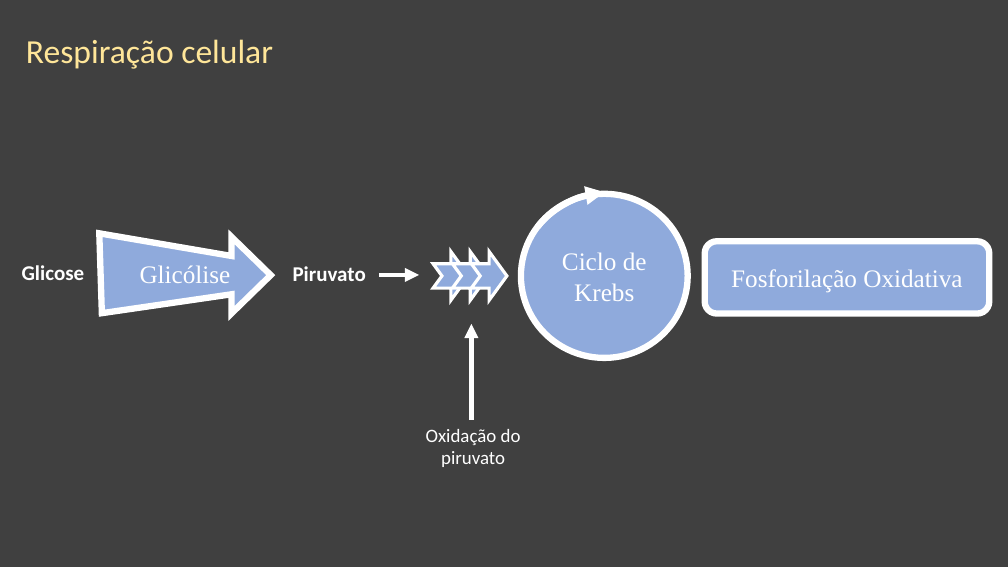
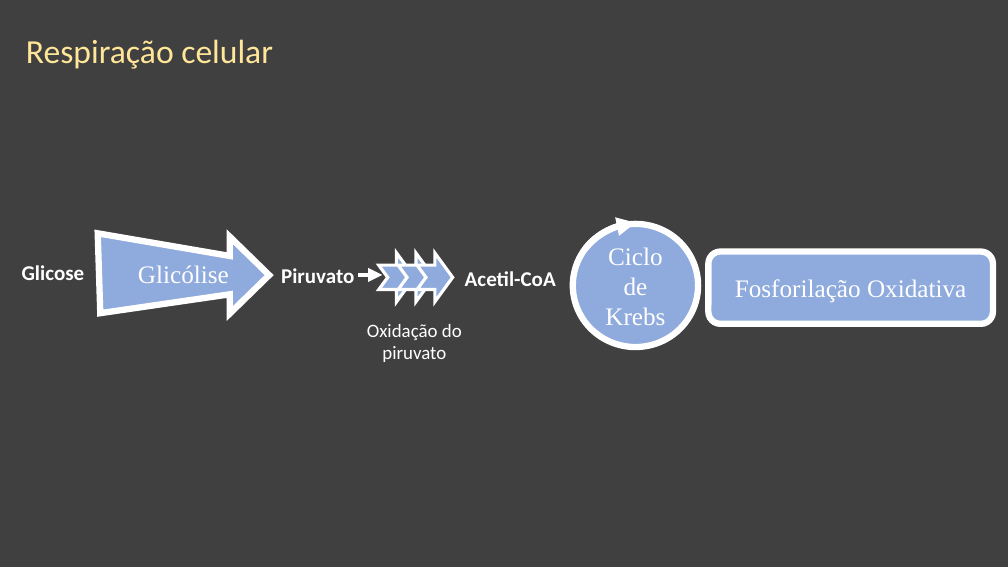
Before and after one commit to daniloasdotcom/Bioquimica-com-Danilo, a slide deck: slide 11 of static/aulas/ciclo_de_krebs.pptx. Drawn at 1008x567 pixels with LibreOffice and Linux fonts; fonts in the diff are those of the drawing. Boxes give left, top, right and bottom in pixels: in the first picture for what was removed or moved away, otherwise in the second. Text is boxed around its words. In the diff, an @@ line names an element or a change of style, - is before the commit and + after.

```diff
--- a/static/aulas/ciclo_de_krebs.pptx
+++ b/static/aulas/ciclo_de_krebs.pptx
@@ freeform shape "Glicólise" at [98,234,269,314]: outline redrawn @@
@@ ellipse "Ciclo de Krebs": place and size @@
-ellipse "Ciclo de Krebs" at [521,194,688,358]
+ellipse "Ciclo de Krebs" at [573,224,699,347]
@@ arc (boxed as its full ellipse): place and size @@
-arc (boxed as its full ellipse) at [521,192,706,356]
+arc (boxed as its full ellipse) at [573,222,712,346]
@@ text "Piruvato": place and size @@
-text "Piruvato" at [293,266,366,281]
+text "Piruvato" at [281,268,354,283]
@@ 3 notched right arrows: place and size @@
-3 notched right arrows at [433,252,507,301]
+3 notched right arrows at [379,253,453,302]
@@ rounded rectangle "Fosforilação Oxidativa": place and size @@
-rounded rectangle "Fosforilação Oxidativa" at [705,241,989,314]
+rounded rectangle "Fosforilação Oxidativa" at [709,252,993,324]
@@ arrow moved from (379, 275) - (419, 275) to (358, 275) - (383, 275) @@
@@ text added at [465,271,556,286], 20 pt, text #FFFFFF, bold @@
+Acetil-CoA
@@ text "Oxidação do piruvato": place and size @@
-text "Oxidação do piruvato" at [426,429,521,467]
+text "Oxidação do piruvato" at [367,324,462,362]
@@ arrow removed from (471, 420) to (471, 324) @@
```
Also in this commit, not shown: 9 other slides changed, 11 slides added, 2 slides removed, 25 other files.
